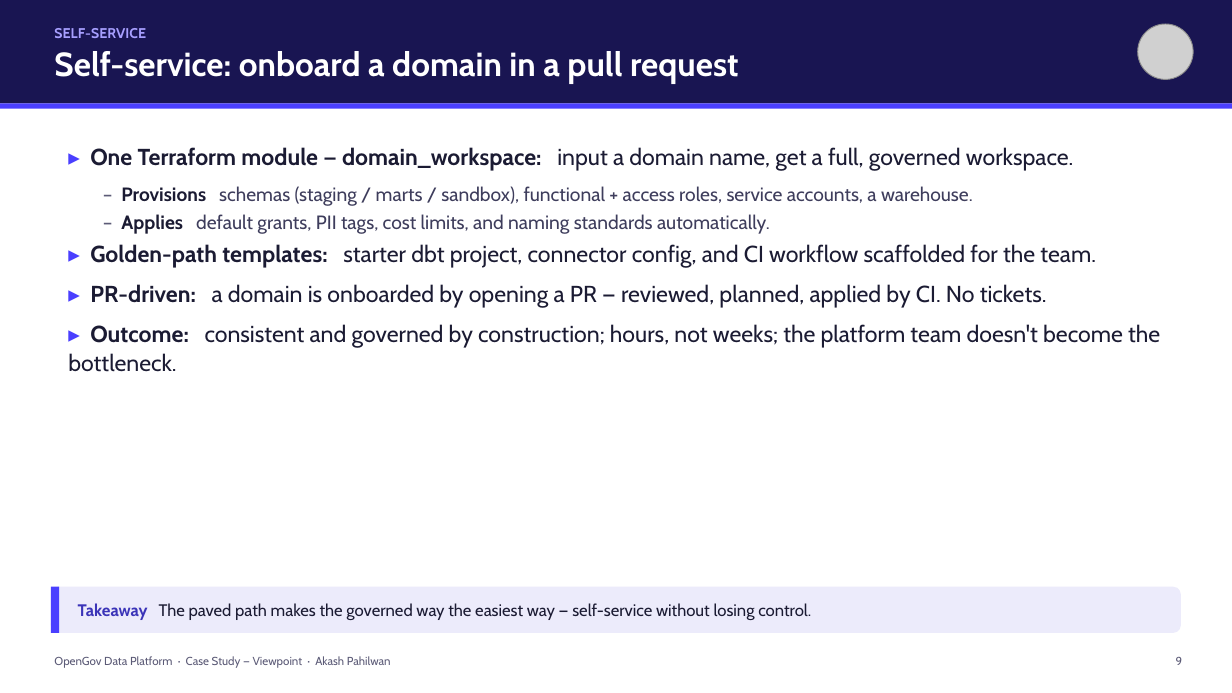
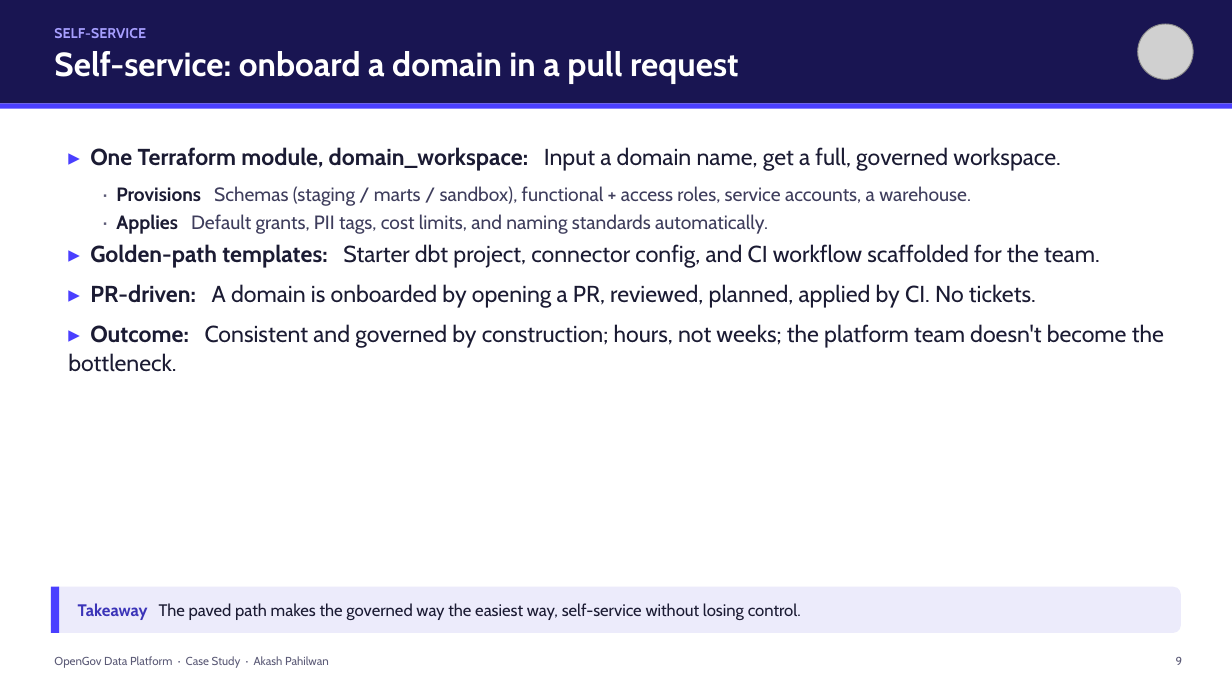
Before and after one commit to akashpahilwan/OpenGovPOC, a slide deck: slide 9 of presentation/OpenGov_Data_Platform_CaseStudy.pptx. Drawn at 1232x693 pixels with LibreOffice and Linux fonts; fonts in the diff are those of the drawing; grey boxes stand for pictures. Boxes give left, top, right and bottom in pixels: in the first picture for what was removed or moved away, otherwise in the second. Text is boxed around its words. In the diff, an @@ line names an element or a change of style, - is before the commit and + after.

```diff
--- a/presentation/OpenGov_Data_Platform_CaseStudy.pptx
+++ b/presentation/OpenGov_Data_Platform_CaseStudy.pptx
@@ text at box(68, 147, 1164, 372): text changed @@
-▸ One Terraform module — domain_workspace: input a domain name, get a full, governed workspace.
-– Provisions schemas (staging / marts / sandbox), functional + access roles, service accounts, a warehouse.
-– Applies default grants, PII tags, cost limits, and naming standards automatically.
-▸ Golden-path templates: starter dbt project, connector config, and CI workflow scaffolded for the team.
-▸ PR-driven: a domain is onboarded by opening a PR — reviewed, planned, applied by CI. No tickets.
-▸ Outcome: consistent and governed by construction; hours, not weeks; the platform team doesn't become the bottleneck.
+▸ One Terraform module, domain_workspace: Input a domain name, get a full, governed workspace.
+· Provisions Schemas (staging / marts / sandbox), functional + access roles, service accounts, a warehouse.
+· Applies Default grants, PII tags, cost limits, and naming standards automatically.
+▸ Golden-path templates: Starter dbt project, connector config, and CI workflow scaffolded for the team.
+▸ PR-driven: A domain is onboarded by opening a PR, reviewed, planned, applied by CI. No tickets.
+▸ Outcome: Consistent and governed by construction; hours, not weeks; the platform team doesn't become the bottleneck.
@@ text at box(78, 603, 801, 620): text changed @@
-Takeaway The paved path makes the governed way the easiest way — self-service without losing control.
+Takeaway The paved path makes the governed way the easiest way, self-service without losing control.
@@ text at box(54, 656, 329, 668): text changed @@
-OpenGov Data Platform · Case Study — Viewpoint · Akash Pahilwan
+OpenGov Data Platform · Case Study · Akash Pahilwan
```
Also in this commit, not shown: 27 other slides changed, 1 other file.
